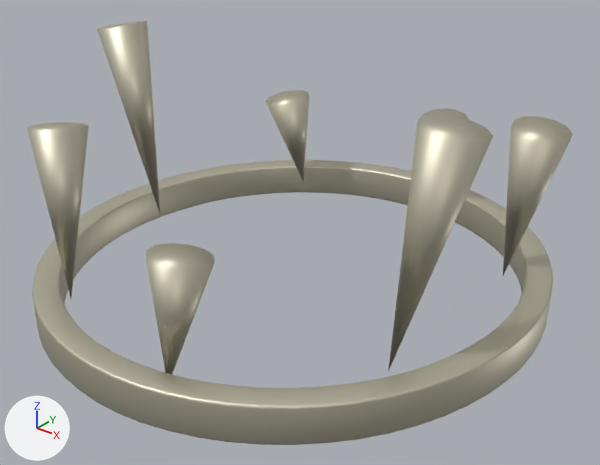
What one commit did to the glTF model assets/cosmetics/head_bone.glb.
The view is the same before and after, from a 50 mm lens placed at (2.31, -2.85, 2.42), pointed at (0.09, -0.07, 0.69). Arrows for +X, +Y and +Z are at lower left; the lights stay in place. The picture after the commit comes second. Vertices at exactly the same position are counted once.
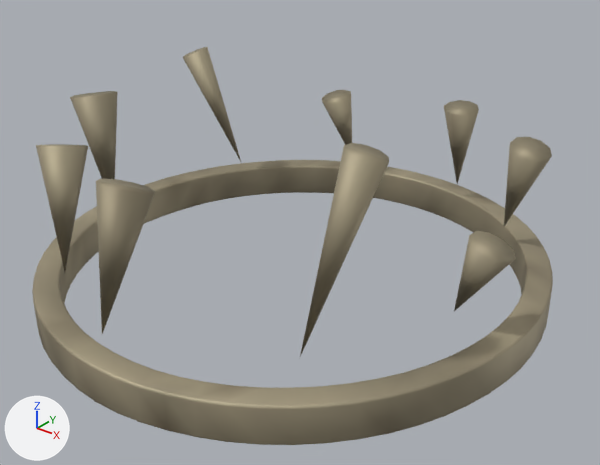
The newer file is also turned or shifted as a whole; pictures and numbers use the older file's frame.

Pixel boxes (x1, y1, x2, y2) of what changed, in the pictures (600 x 465 px):
'Cylinder', recoloured
    both: (32, 160, 553, 445)
'Cone.002', recoloured, reshaped (41% narrower, 69% shorter)
    before: (388, 113, 493, 371)
    after: (454, 231, 516, 311)
'Cone.003', recoloured, reshaped (29% wider, 62% taller)
    before: (146, 243, 215, 374)
    after: (300, 143, 389, 356)
'Cone.004', recoloured, reshaped (12% shorter)
    before: (27, 122, 89, 298)
    after: (96, 179, 156, 334)
'Cone.005', recoloured, reshaped (17% narrower, 33% shorter)
    before: (97, 21, 160, 213)
    after: (36, 144, 88, 272)
'Cone.001', recoloured, reshaped (31% narrower, 44% shorter)
    before: (503, 116, 573, 275)
    after: (504, 137, 552, 226)
'Cone.006', recoloured, reshaped
    before: (266, 90, 309, 182)
    after: (70, 91, 118, 179)
'Cone.007', added
    after: (183, 47, 241, 161)
'Cone', recoloured, reshaped
    before: (423, 108, 469, 120)
    after: (444, 100, 479, 184)
'Cone.008', added
    after: (322, 90, 352, 144)
part 3 of me_cone_001, deleted
    before: (503, 116, 573, 275)
part 4 of me_cone_001, added
    after: (504, 137, 552, 226)
part 5 of me_cone_002, deleted
    before: (388, 113, 493, 371)
part 6 of me_cone_002, added
    after: (454, 231, 516, 311)
part 7 of me_cone_003, deleted
    before: (146, 243, 215, 374)
part 8 of me_cone_003, added
    after: (300, 143, 389, 356)
part 9 of me_cone_004, deleted
    before: (27, 122, 89, 298)
part 10 of me_cone_004, added
    after: (96, 179, 156, 334)
part 11 of me_cone_005, deleted
    before: (97, 21, 160, 213)
part 12 of me_cone_005, added
    after: (36, 144, 88, 272)
part 13 of me_cone_006, deleted
    before: (266, 90, 309, 182)
part 14 of me_cone_006, added
    after: (70, 91, 118, 179)

The change, as a diff of the scene's bpy script:
```diff
--- a/assets/cosmetics/head_bone.glb.py
+++ b/assets/cosmetics/head_bone.glb.py
@@ mat_iron @@
 n0 = _N.new('ShaderNodeBsdfPrincipled'); n0.name = 'Principled BSDF'
-n0.inputs[0].default_value = (0.604, 0.57, 0.448, 1.0)  # 'Base Color', light grey #ccc7b3
-n0.inputs[1].default_value = 0.75  # 'Metallic'
+n0.inputs[1].default_value = 0.55  # 'Metallic'
+n0.inputs[2].default_value = 0.62  # 'Roughness'
 n1 = _N.new('ShaderNodeOutputMaterial'); n1.name = 'Material Output'
+n2 = _N.new('ShaderNodeVertexColor'); n2.name = 'Color Attribute'
 _L.new(n0.outputs[0], n1.inputs[0])  # 'BSDF' to 'Surface'
+_L.new(n2.outputs[0], n0.inputs[0])  # 'Color' to 'Base Color'
@@ me_cylinder @@
-me_cylinder.from_pydata(...)  # 768 vertices, 1536 faces; spans x -1.22..1.22, y -1.26..1.26, z 0.37..0.55
+me_cylinder.from_pydata(...)  # 768 vertices, 1536 faces; spans x -1.22..1.22, y -1.27..1.26, z 0.37..0.55
+# me_cylinder part 1: vertex colours changed
 me_cylinder.materials.append(mat_iron)
@@ me_cone @@
-me_cone.from_pydata(...)  # 13 vertices, 22 faces; spans x 0.087..0.347, y 0.886..1.14, z 0.463..1.027
+me_cone.from_pydata(...)  # 11 vertices, 18 faces; spans x 0.232..0.411, y 0.902..1.087, z 0.621..1.108
+# me_cone part 2: the whole mesh is rebuilt
 me_cone.materials.append(mat_iron)
@@ me_cone_001 @@
-me_cone_001.from_pydata(...)  # 13 vertices, 22 faces; spans x 0.858..1.116, y 0.33..0.591, z 0.465..1.277
+me_cone_001.from_pydata(...)  # 11 vertices, 18 faces; spans x 0.758..0.981, y 0.51..0.711, z 0.63..1.133
+# me_cone_001 part 3: 13 vertices removed from x 0.858..1.116, y 0.33..0.591, z 0.465..1.277
+# me_cone_001 part 4: 11 vertices added at x 0.758..0.981, y 0.51..0.711, z 0.63..1.133
 me_cone_001.materials.append(mat_iron)
@@ me_cone_002 @@
-me_cone_002.from_pydata(...)  # 13 vertices, 22 faces; spans x 0.865..1.16, y -0.537..-0.279, z 0.467..1.525
+me_cone_002.from_pydata(...)  # 11 vertices, 18 faces; spans x 0.966..1.183, y -0.24..-0.048, z 0.634..1.0
+# me_cone_002 part 5: 13 vertices removed from x 0.865..1.16, y -0.537..-0.279, z 0.467..1.525
+# me_cone_002 part 6: 11 vertices added at x 0.966..1.183, y -0.24..-0.048, z 0.634..1.0
 me_cone_002.materials.append(mat_iron)
@@ me_cone_003 @@
-me_cone_003.from_pydata(...)  # 13 vertices, 22 faces; spans x 0.139..0.396, y -1.129..-0.875, z 0.466..1.027
+me_cone_003.from_pydata(...)  # 11 vertices, 18 faces; spans x 0.679..0.92, y -0.816..-0.578, z 0.631..1.463
+# me_cone_003 part 7: 13 vertices removed from x 0.139..0.396, y -1.129..-0.875, z 0.466..1.027
+# me_cone_003 part 8: 11 vertices added at x 0.679..0.92, y -0.816..-0.578, z 0.631..1.463
 me_cone_003.materials.append(mat_iron)
@@ me_cone_004 @@
-me_cone_004.from_pydata(...)  # 13 vertices, 22 faces; spans x -0.8..-0.541, y -0.935..-0.678, z 0.465..1.276
+me_cone_004.from_pydata(...)  # 11 vertices, 18 faces; spans x -0.135..0.084, y -1.18..-0.878, z 0.635..1.239
+# me_cone_004 part 9: 13 vertices removed from x -0.8..-0.541, y -0.935..-0.678, z 0.465..1.276
+# me_cone_004 part 10: 11 vertices added at x -0.135..0.084, y -1.18..-0.878, z 0.635..1.239
 me_cone_004.materials.append(mat_iron)
@@ me_cone_005 @@
-me_cone_005.from_pydata(...)  # 13 vertices, 22 faces; spans x -1.26..-0.949, y -0.154..0.106, z 0.469..1.525
+me_cone_005.from_pydata(...)  # 11 vertices, 18 faces; spans x -0.761..-0.552, y -0.951..-0.701, z 0.628..1.205
+# me_cone_005 part 11: 13 vertices removed from x -1.26..-0.949, y -0.154..0.106, z 0.469..1.525
+# me_cone_005 part 12: 11 vertices added at x -0.761..-0.552, y -0.951..-0.701, z 0.628..1.205
 me_cone_005.materials.append(mat_iron)
@@ me_cone_006 @@
-me_cone_006.from_pydata(...)  # 13 vertices, 22 faces; spans x -0.827..-0.568, y 0.662..0.92, z 0.463..1.027
+me_cone_006.from_pydata(...)  # 11 vertices, 18 faces; spans x -1.152..-0.932, y -0.435..-0.202, z 0.624..1.237
+# me_cone_006 part 13: 13 vertices removed from x -0.827..-0.568, y 0.662..0.92, z 0.463..1.027
+# me_cone_006 part 14: 11 vertices added at x -1.152..-0.932, y -0.435..-0.202, z 0.624..1.237
 me_cone_006.materials.append(mat_iron)
@@ ob_cone_008 @@
+ob_cone_008 = bpy.data.objects.new('Cone.008', me_cone_008)  # 11 vertices, 18 faces; spans x -0.534..-0.362, y 0.846..1.043, z 0.507..0.929
+ob_cone_008.location = (0.0, 0.0, 0.12)
@@ ob_cone_007 @@
+ob_cone_007 = bpy.data.objects.new('Cone.007', me_cone_007)  # 11 vertices, 18 faces; spans x -1.124..-0.826, y 0.334..0.519, z 0.524..1.198
+ob_cone_007.location = (0.0, 0.0, 0.12)
```
